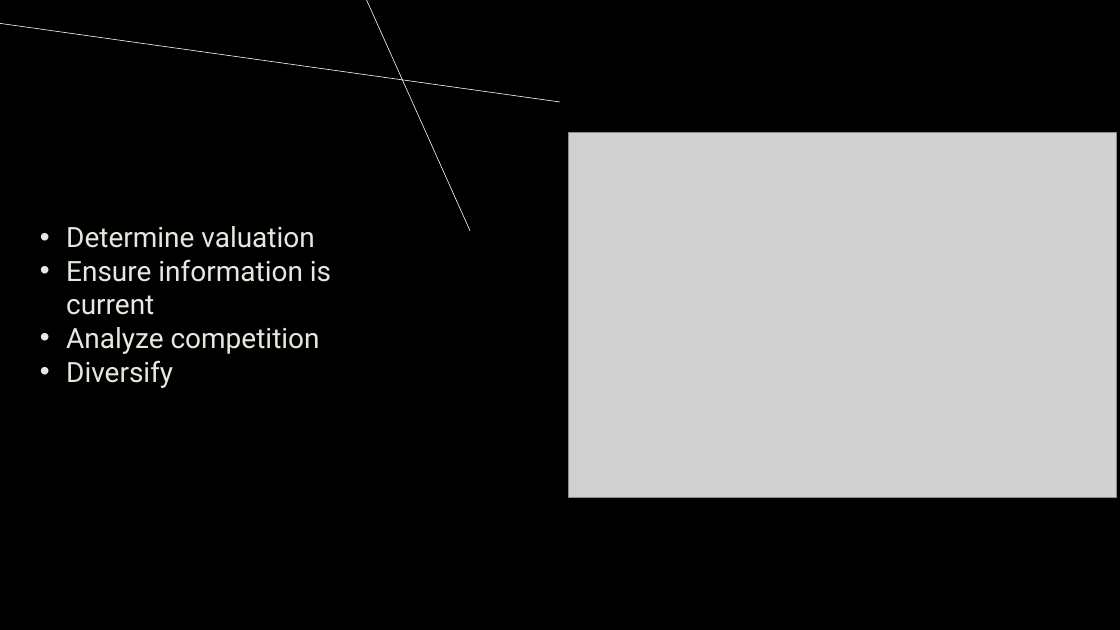
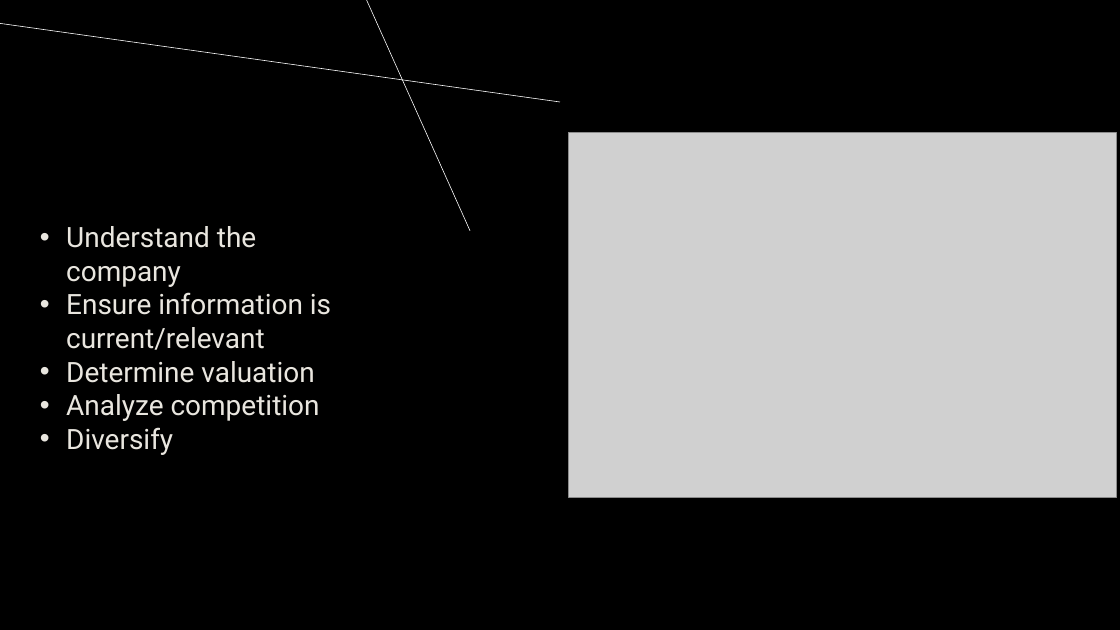
Before and after one commit to rcwaterman/SimpliFInance, a slide deck: slide 5 of SimpliFinance.pptx. Drawn at 1120x630 pixels with LibreOffice and Linux fonts; fonts in the diff are those of the drawing; grey boxes stand for pictures. Boxes give left, top, right and bottom in pixels: in the first picture for what was removed or moved away, otherwise in the second. Text is boxed around its words. In the diff, an @@ line names an element or a change of style, - is before the commit and + after.

```diff
--- a/SimpliFinance.pptx
+++ b/SimpliFinance.pptx
@@ text at [66,226,331,350]: paragraphs added @@
+• Understand the company
+• Ensure information is current/relevant
@@ text at [66,259,331,315]: paragraph removed @@
-• Ensure information is current
```
Also in this commit, not shown: 7 other slides changed, 2 slides added, 6 slides removed.
